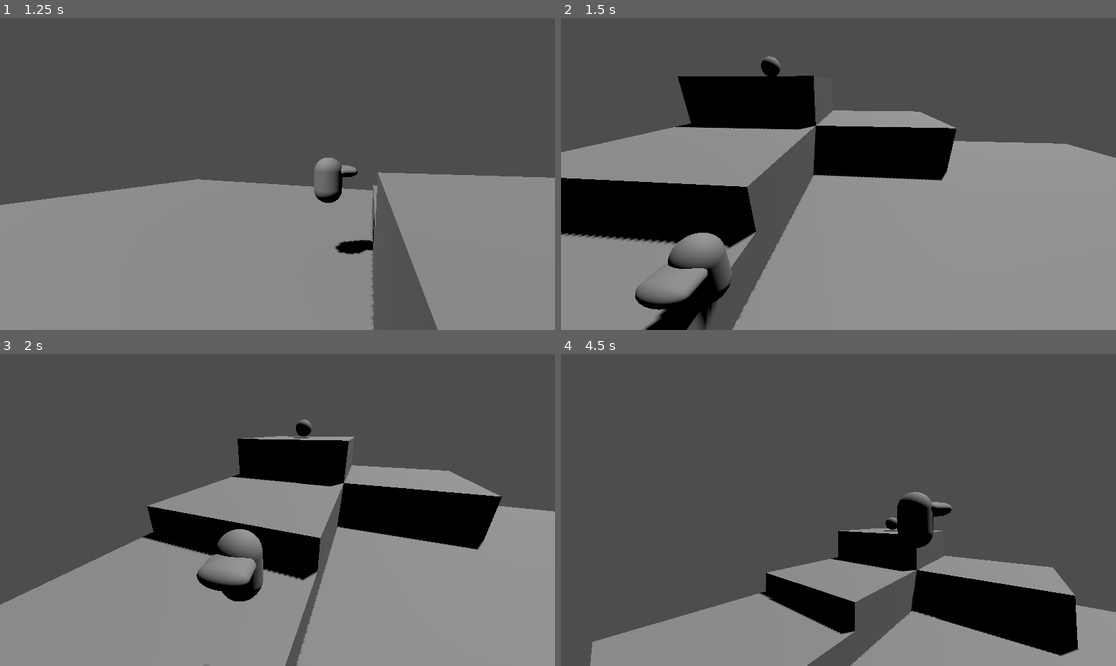
Above: before the commit, frames 1-4 (two rows, left to right).
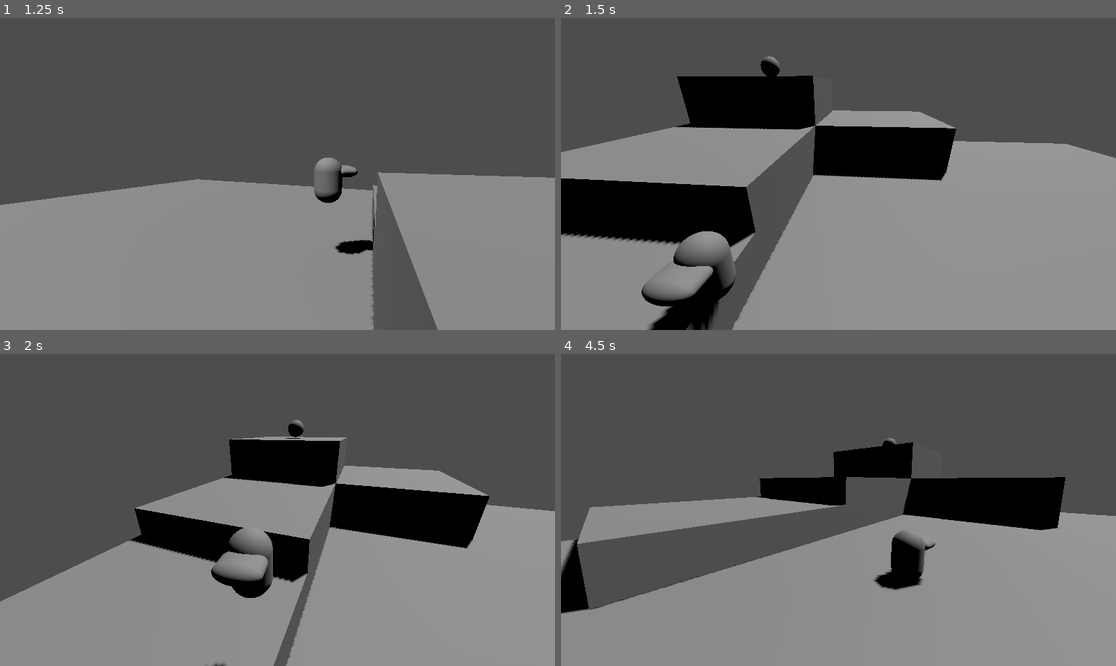
Above: after the commit, the same moments.

Repository: stinkykittens/bad-oinks-3d
Game: Godot game, scene res://maps/test_map.tscn
Same seed, same stepped clock (60 frames per second), same inputs: the game is played once before the commit and once after it. The project has no main scene, so this scene is started directly.
Inputs (mouse positions are in pixels of both pictures, inside the frame that each line leads up to):
- Up to frame 1 (1.25 s): move the mouse to (399, 158) at 0.52 s; hold D (move_right) from 0.53 s (still down); tap Shift (dash) at 0.6 s; tap Space (jump) at 0.77, 1.07 s; tap E (lay_egg) at 0.8 s
- Up to frame 2 (1.5 s): move the mouse to (727, 189) at 1.27 s; release D (move_right) at 1.28 s; hold S (move_down) from 1.28 s (still down); tap E (lay_egg) at 1.35 s
- Up to frame 3 (2 s): keep holding S (move_down); tap Space (jump) at 1.52, 1.55, 1.82 s
- Up to frame 4 (4.5 s): move the mouse to (894, 441) at 2.02 s; release S (move_down) at 2.03 s; hold D (move_right) 2.03-2.78 s; hold Space (jump) 2.03-2.78 s; tap Shift (dash) at 2.3, 2.85 s; move the mouse to (810, 572) at 2.77 s; hold W (move_up) 2.78-3.53 s; tap Space (jump) at 3.02, 3.32 s; tap E (lay_egg) at 3.05, 3.6 s; move the mouse to (1005, 556) at 3.52 s; hold Space (jump) 3.53-4.28 s; hold A (move_left) from 3.53 s (still down); move the mouse to (672, 463) at 4.27 s; tap Down (rotate_camera_down) at 4.35 s

Frame 1 is identical in both runs. In frame 2, 1.3% of the frame differs, in the area x 0-100%, y 12-100%; in frame 3, 6.4%; in frame 4, 32%, in the area x 0-100%, y 26-100%.

Commit message:
Make egg jump less high in mid air

Diff:
--- a/character/player/player.gd
+++ b/character/player/player.gd
@@ -35,6 +35,7 @@
 @export var egg_lay_time := 0.15
 @export var egg_jump_strenght := 9.0
 @export var egg_air_jump_strenght := 4.0
+@export var egg_jump_forward_strenght := 4.0
 @export var egg_throw_velocity := Vector2(8, 3)
 @export var layed_egg_velocity := -6.0
 @export var lay_egg_friction := 5.0
@@ -158,8 +159,6 @@
 		velocity.x = lerpf(velocity.x, 0, egg_action_friction * delta)
 		velocity.z = lerpf(velocity.z, 0, egg_action_friction * delta)
 		velocity.y = max(velocity.y, 0)
-		if input_scale > move_deadzone:
-			_target_rotation = camera.global_rotation.y + input.angle_to(Vector2.UP)
 		if _egg_action_time > egg_action_duration:
 			if is_on_floor():
 				state = States.Idle
@@ -194,6 +193,8 @@
 			_is_holding_egg = false
 			state = States.EggAction
 			_egg_action_time = 0
+			if input_scale > move_deadzone:
+				_target_rotation = camera.global_rotation.y + input.angle_to(Vector2.UP)
 		elif Input.is_action_just_pressed("lay_egg"):
 			_egg.process_mode = Node.PROCESS_MODE_INHERIT
 			_egg_jump()
@@ -233,7 +234,10 @@
 
 func _egg_jump() -> void:
 	_egg.velocity.y = layed_egg_velocity
-	velocity.y = egg_jump_strenght
 	state = States.EggAction
 	_used_dash = false
 	_egg_action_time = 0
+	if is_on_floor():
+		velocity.y = egg_jump_strenght
+	else:
+		velocity.y = egg_air_jump_strenght
--- a/character/player/player.tscn
+++ b/character/player/player.tscn
@@ -35,7 +35,8 @@
 dash_reload_time = 0.3
 egg_jump_strenght = 7.8
 egg_throw_velocity = Vector2(2, 4)
-dash_rotaion_speed = 32.0
+lay_egg_friction = 7.0
+egg_action_friction = 4.0
 
 [node name="MeshInstance3D" type="MeshInstance3D" parent="." unique_id=569681655]
 transform = Transform3D(1, 0, 0, 0, 1, 0, 0, 0, 1, 0, 0.43853247, 0)
